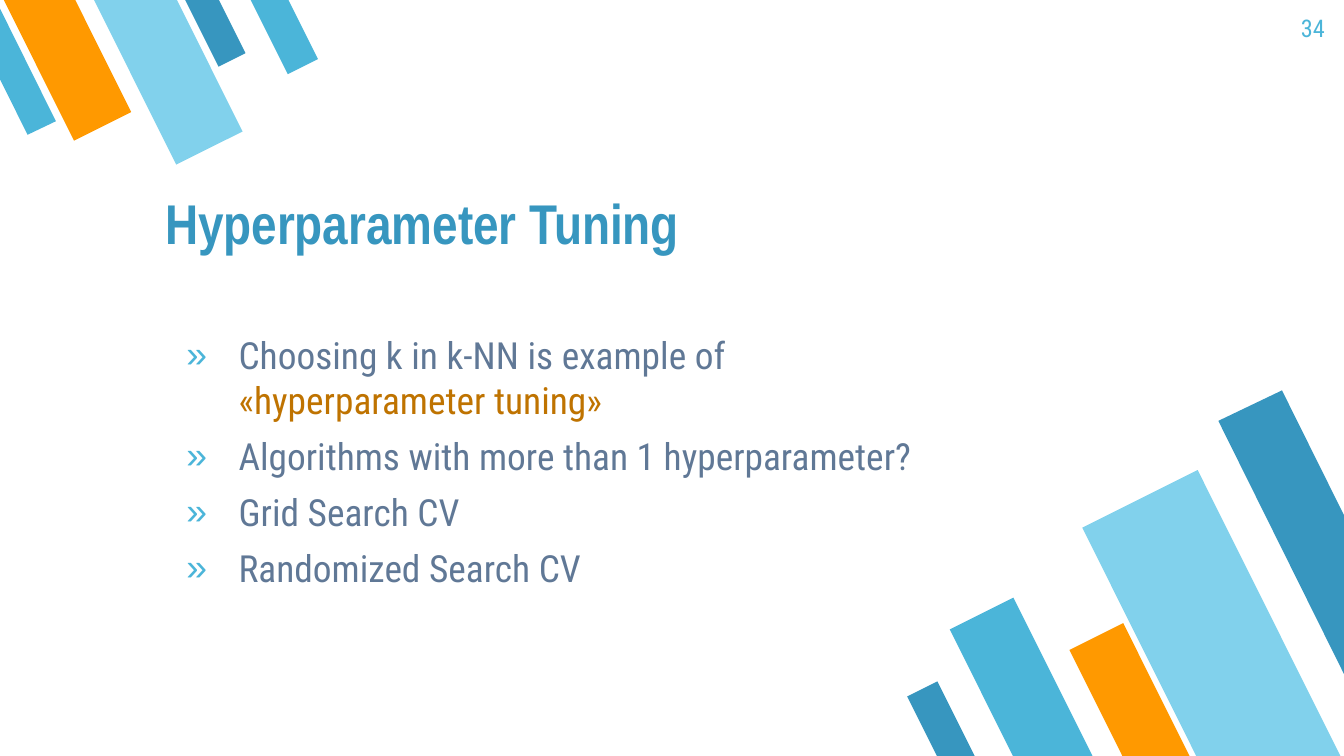
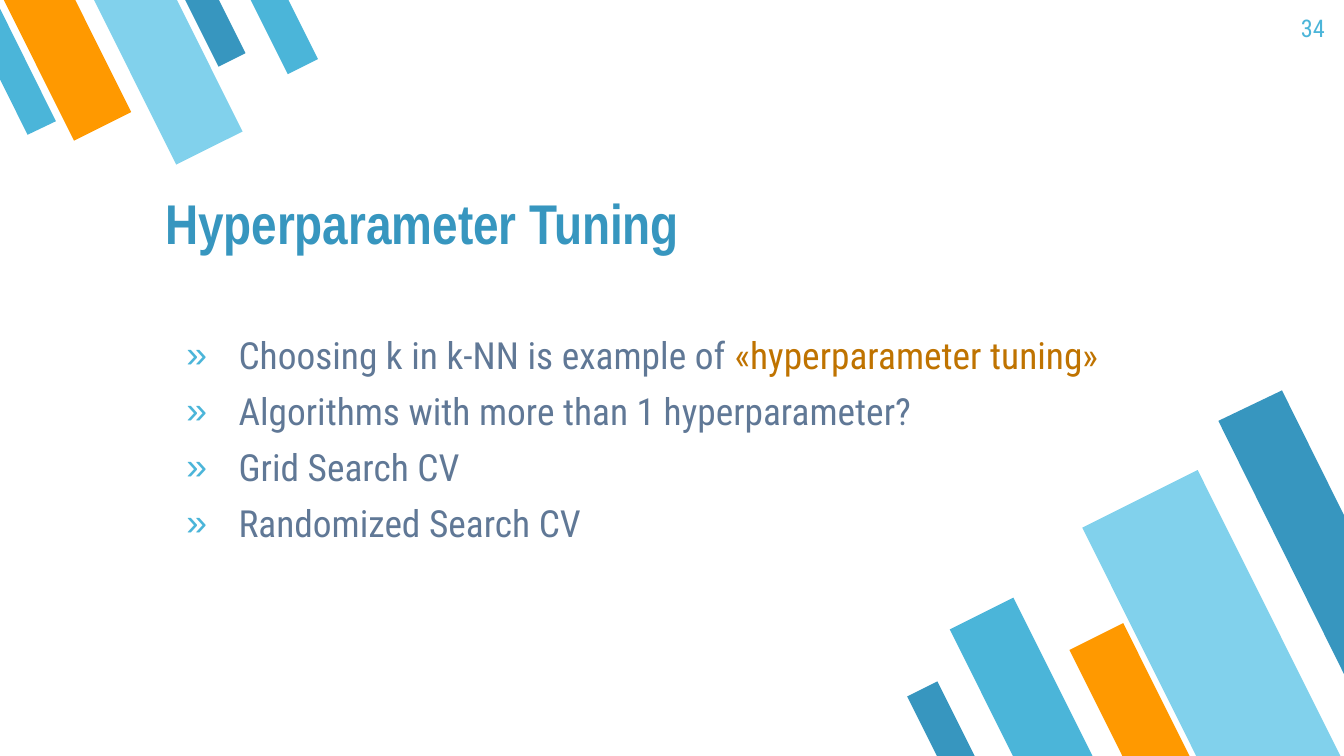
Before and after one commit to mayer79/ml_lecture, a slide deck: slide 34 of slides/ML_Lecture.pptx. Drawn at 1344x756 pixels with LibreOffice and Linux fonts; fonts in the diff are those of the drawing. Boxes give left, top, right and bottom in pixels: in the first picture for what was removed or moved away, otherwise in the second. Text is boxed around its words. In the diff, an @@ line names an element or a change of style, - is before the commit and + after.

```diff
--- a/slides/ML_Lecture.pptx
+++ b/slides/ML_Lecture.pptx
@@ text "Choosing k in k-NN is ..." rewrapped from box(239, 340, 911, 583) to box(239, 340, 1098, 538) @@
```
Also in this commit, not shown: 5 other slides changed, 4 other files.
